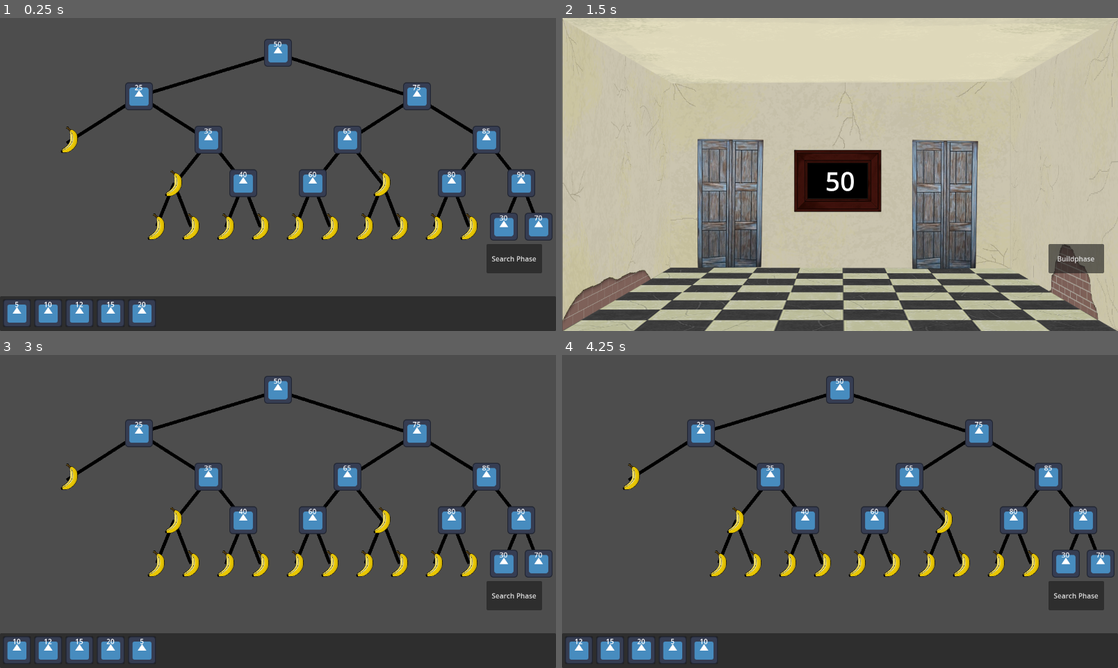
Above: before the commit, frames 1-4 (two rows, left to right).
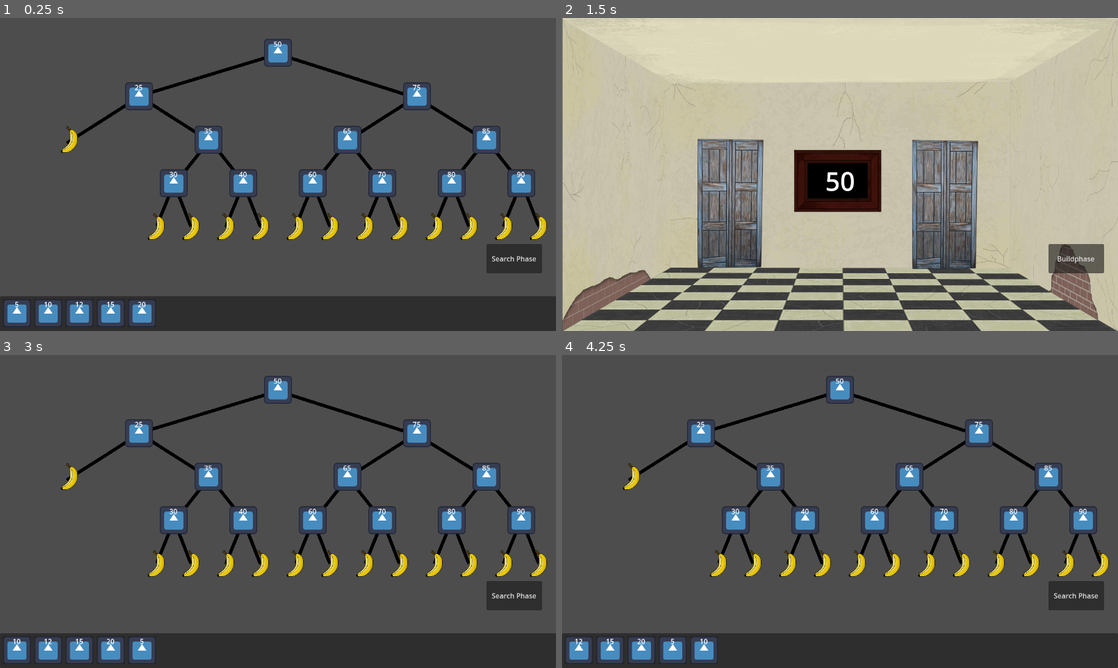
Above: after the commit, the same moments.

Repository: Combativ/AlgoDitTutorial
Game: Godot game, scene res://scenes/main.tscn
The game is run twice, just before and just after one commit, with the same random seed, the same clock (stepped at 60 frames per second) and the same inputs. The engine's default icon, where the game draws it, is replaced by a stand-in: a white triangle on a blue panel in a dark square.
Inputs (mouse positions are in pixels of both pictures, inside the frame that each line leads up to):
- Up to frame 1 (0.25 s): no input
- Up to frame 2 (1.5 s): click (578, 312) at 0.52 s; click "Search Phase" at 1.25 s
- Up to frame 3 (3 s): click (383, 542) at 2.02 s; click "Buildphase" at 2.75 s
- Up to frame 4 (4.25 s): click (578, 649) at 3.52 s

The runs differ from the first frame. In frame 1, 1.3% of the frame differs, in the area x 28-100%, y 48-72%; in frame 2, nothing differs; in frame 3, 1.3%; in frame 4, 1.3%.

Commit message:
Fixed Level 1

Diff:
--- a/scenes/build_phase/scenes/level_1.tscn
+++ b/scenes/build_phase/scenes/level_1.tscn
@@ -105,9 +105,8 @@
 position = Vector2(-80, 100)
 snapTarget_snapperObject = NodePath("../../../../../RoomMiniatureContainer/RoomMiniature30")
 
-[node name="lChild" parent="Tree/root/lChild/rChild/lChild" node_paths=PackedStringArray("snapTarget_snapperObject") instance=ExtResource("1_lr2ig")]
-position = Vector2(-40, 100)
-snapTarget_snapperObject = NodePath("../../../../../../RoomMiniatureContainer/RoomMiniature30")
+[node name="lChild" parent="Tree/root/lChild/rChild/lChild" instance=ExtResource("1_lr2ig")]
+position = Vector2(-40, 100)
 
 [node name="Line" type="Sprite2D" parent="Tree/root/lChild/rChild/lChild/lChild"]
 self_modulate = Color(0, 0, 0, 1)
@@ -117,9 +116,8 @@
 scale = Vector2(1.67772, 0.119269)
 texture = ExtResource("3_bpbfc")
 
-[node name="rChild" parent="Tree/root/lChild/rChild/lChild" node_paths=PackedStringArray("snapTarget_snapperObject") instance=ExtResource("1_lr2ig")]
-position = Vector2(40, 100)
-snapTarget_snapperObject = NodePath("../../../../../../RoomMiniatureContainer/RoomMiniature40")
+[node name="rChild" parent="Tree/root/lChild/rChild/lChild" instance=ExtResource("1_lr2ig")]
+position = Vector2(40, 100)
 
 [node name="Line" type="Sprite2D" parent="Tree/root/lChild/rChild/lChild/rChild"]
 self_modulate = Color(0, 0, 0, 1)
@@ -141,9 +139,8 @@
 position = Vector2(80, 100)
 snapTarget_snapperObject = NodePath("../../../../../RoomMiniatureContainer/RoomMiniature40")
 
-[node name="lChild" parent="Tree/root/lChild/rChild/rChild" node_paths=PackedStringArray("snapTarget_snapperObject") instance=ExtResource("1_lr2ig")]
-position = Vector2(-40, 100)
-snapTarget_snapperObject = NodePath("../../../../../../RoomMiniatureContainer/RoomMiniature30")
+[node name="lChild" parent="Tree/root/lChild/rChild/rChild" instance=ExtResource("1_lr2ig")]
+position = Vector2(-40, 100)
 
 [node name="Line" type="Sprite2D" parent="Tree/root/lChild/rChild/rChild/lChild"]
 self_modulate = Color(0, 0, 0, 1)
@@ -153,9 +150,8 @@
 scale = Vector2(1.67772, 0.119269)
 texture = ExtResource("3_bpbfc")
 
-[node name="rChild" parent="Tree/root/lChild/rChild/rChild" node_paths=PackedStringArray("snapTarget_snapperObject") instance=ExtResource("1_lr2ig")]
-position = Vector2(40, 100)
-snapTarget_snapperObject = NodePath("../../../../../../RoomMiniatureContainer/RoomMiniature40")
+[node name="rChild" parent="Tree/root/lChild/rChild/rChild" instance=ExtResource("1_lr2ig")]
+position = Vector2(40, 100)
 
 [node name="Line" type="Sprite2D" parent="Tree/root/lChild/rChild/rChild/rChild"]
 self_modulate = Color(0, 0, 0, 1)
@@ -201,9 +197,8 @@
 position = Vector2(-80, 100)
 snapTarget_snapperObject = NodePath("../../../../../RoomMiniatureContainer/RoomMiniature60")
 
-[node name="lChild" parent="Tree/root/rChild/lChild/lChild" node_paths=PackedStringArray("snapTarget_snapperObject") instance=ExtResource("1_lr2ig")]
-position = Vector2(-40, 100)
-snapTarget_snapperObject = NodePath("../../../../../../RoomMiniatureContainer/RoomMiniature30")
+[node name="lChild" parent="Tree/root/rChild/lChild/lChild" instance=ExtResource("1_lr2ig")]
+position = Vector2(-40, 100)
 
 [node name="Line" type="Sprite2D" parent="Tree/root/rChild/lChild/lChild/lChild"]
 self_modulate = Color(0, 0, 0, 1)
@@ -213,9 +208,8 @@
 scale = Vector2(1.67772, 0.119269)
 texture = ExtResource("3_bpbfc")
 
-[node name="rChild" parent="Tree/root/rChild/lChild/lChild" node_paths=PackedStringArray("snapTarget_snapperObject") instance=ExtResource("1_lr2ig")]
-position = Vector2(40, 100)
-snapTarget_snapperObject = NodePath("../../../../../../RoomMiniatureContainer/RoomMiniature70")
+[node name="rChild" parent="Tree/root/rChild/lChild/lChild" instance=ExtResource("1_lr2ig")]
+position = Vector2(40, 100)
 
 [node name="Line" type="Sprite2D" parent="Tree/root/rChild/lChild/lChild/rChild"]
 self_modulate = Color(0, 0, 0, 1)
@@ -237,9 +231,8 @@
 position = Vector2(80, 100)
 snapTarget_snapperObject = NodePath("../../../../../RoomMiniatureContainer/RoomMiniature70")
 
-[node name="lChild" parent="Tree/root/rChild/lChild/rChild" node_paths=PackedStringArray("snapTarget_snapperObject") instance=ExtResource("1_lr2ig")]
-position = Vector2(-40, 100)
-snapTarget_snapperObject = NodePath("../../../../../../RoomMiniatureContainer/RoomMiniature30")
+[node name="lChild" parent="Tree/root/rChild/lChild/rChild" instance=ExtResource("1_lr2ig")]
+position = Vector2(-40, 100)
 
 [node name="Line" type="Sprite2D" parent="Tree/root/rChild/lChild/rChild/lChild"]
 self_modulate = Color(0, 0, 0, 1)
@@ -249,9 +242,8 @@
 scale = Vector2(1.67772, 0.119269)
 texture = ExtResource("3_bpbfc")
 
-[node name="rChild" parent="Tree/root/rChild/lChild/rChild" node_paths=PackedStringArray("snapTarget_snapperObject") instance=ExtResource("1_lr2ig")]
-position = Vector2(40, 100)
-snapTarget_snapperObject = NodePath("../../../../../../RoomMiniatureContainer/RoomMiniature70")
+[node name="rChild" parent="Tree/root/rChild/lChild/rChild" instance=ExtResource("1_lr2ig")]
+position = Vector2(40, 100)
 
 [node name="Line" type="Sprite2D" parent="Tree/root/rChild/lChild/rChild/rChild"]
 self_modulate = Color(0, 0, 0, 1)
@@ -285,9 +277,8 @@
 position = Vector2(-80, 100)
 snapTarget_snapperObject = NodePath("../../../../../RoomMiniatureContainer/RoomMiniature80")
 
-[node name="lChild" parent="Tree/root/rChild/rChild/lChild" node_paths=PackedStringArray("snapTarget_snapperObject") instance=ExtResource("1_lr2ig")]
-position = Vector2(-40, 100)
-snapTarget_snapperObject = NodePath("../../../../../../RoomMiniatureContainer/RoomMiniature30")
+[node name="lChild" parent="Tree/root/rChild/rChild/lChild" instance=ExtResource("1_lr2ig")]
+position = Vector2(-40, 100)
 
 [node name="Line" type="Sprite2D" parent="Tree/root/rChild/rChild/lChild/lChild"]
 self_modulate = Color(0, 0, 0, 1)
@@ -297,9 +288,8 @@
 scale = Vector2(1.67772, 0.119269)
 texture = ExtResource("3_bpbfc")
 
-[node name="rChild" parent="Tree/root/rChild/rChild/lChild" node_paths=PackedStringArray("snapTarget_snapperObject") instance=ExtResource("1_lr2ig")]
-position = Vector2(40, 100)
-snapTarget_snapperObject = NodePath("../../../../../../RoomMiniatureContainer/RoomMiniature70")
+[node name="rChild" parent="Tree/root/rChild/rChild/lChild" instance=ExtResource("1_lr2ig")]
+position = Vector2(40, 100)
 
 [node name="Line" type="Sprite2D" parent="Tree/root/rChild/rChild/lChild/rChild"]
 self_modulate = Color(0, 0, 0, 1)
@@ -321,9 +311,8 @@
 position = Vector2(80, 100)
 snapTarget_snapperObject = NodePath("../../../../../RoomMiniatureContainer/RoomMiniature90")
 
-[node name="lChild" parent="Tree/root/rChild/rChild/rChild" node_paths=PackedStringArray("snapTarget_snapperObject") instance=ExtResource("1_lr2ig")]
-position = Vector2(-40, 100)
-snapTarget_snapperObject = NodePath("../../../../../../RoomMiniatureContainer/RoomMiniature30")
+[node name="lChild" parent="Tree/root/rChild/rChild/rChild" instance=ExtResource("1_lr2ig")]
+position = Vector2(-40, 100)
 
 [node name="Line" type="Sprite2D" parent="Tree/root/rChild/rChild/rChild/lChild"]
 self_modulate = Color(0, 0, 0, 1)
@@ -333,9 +322,8 @@
 scale = Vector2(1.67772, 0.119269)
 texture = ExtResource("3_bpbfc")
 
-[node name="rChild" parent="Tree/root/rChild/rChild/rChild" node_paths=PackedStringArray("snapTarget_snapperObject") instance=ExtResource("1_lr2ig")]
-position = Vector2(40, 100)
-snapTarget_snapperObject = NodePath("../../../../../../RoomMiniatureContainer/RoomMiniature70")
+[node name="rChild" parent="Tree/root/rChild/rChild/rChild" instance=ExtResource("1_lr2ig")]
+position = Vector2(40, 100)
 
 [node name="Line" type="Sprite2D" parent="Tree/root/rChild/rChild/rChild/rChild"]
 self_modulate = Color(0, 0, 0, 1)
@@ -368,8 +356,6 @@
 rotation = 0.30706
 scale = Vector2(5.22229, 0.119269)
 texture = ExtResource("3_bpbfc")
-
-[node name="Lines" type="Node2D" parent="Tree"]
 
 [node name="Inventory" parent="." instance=ExtResource("3_44ud5")]
 offset_top = 640.0
